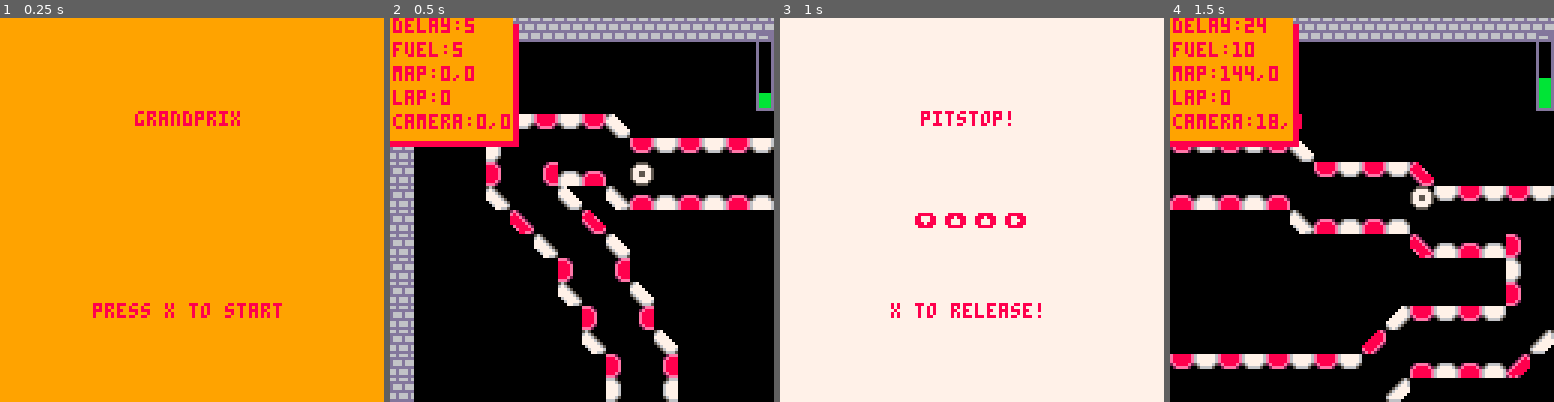
Above: before the commit, frames 1-4 (left to right).
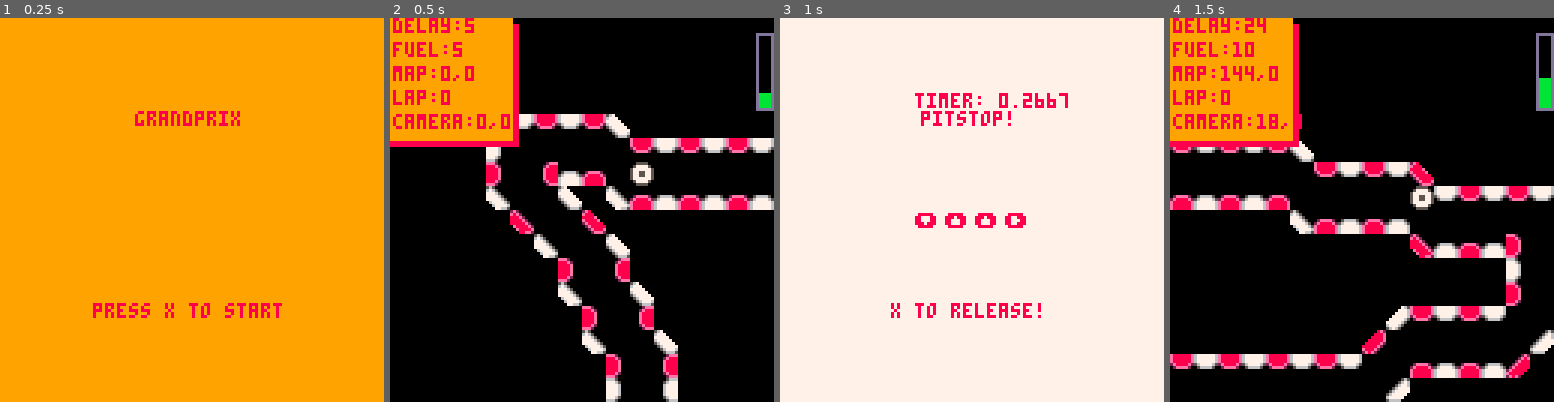
Above: after the commit, the same moments.

Repository: mmckendry/GrandPrixP8
Game: PICO-8 cartridge grandprix.p8
Same seed, same stepped clock (60 frames per second), same inputs: the game is played once before the commit and once after it.
Inputs:
- Up to frame 1 (0.25 s): no input
- Up to frame 2 (0.5 s): tap X (X key) at 0.33 s
- Up to frame 3 (1 s): tap O (Z key) at 0.7 s
- Up to frame 4 (1.5 s): tap X (X key) at 1.07 s

Frame 1 is identical in both runs. In frame 2, 8.3% of the frame differs, in the area x 0-100%, y 0-100%; in frame 3, 0.6%; in frame 4, 4.1%.

Commit message:
Add timer to track lenght of pitstop refactor function location

Diff:
--- a/grandprix.p8
+++ b/grandprix.p8
@@ -5,7 +5,8 @@
  delay=0
  fuel=5
  lap=0
- first = true
+ first=true
+ timer=0
 
  function _init()
   last_x = 0
@@ -13,10 +14,6 @@
   make_player()
   display = false
   is_generated = false
- end
-
- function drawtrack()
-   map(0,0,0,0,128,128)
  end
 
  function _update()
@@ -31,18 +28,6 @@
    finish_update()
   elseif(scene == 3) then
    pitstop_update()
-  end
- end
-
- function update_fuel()
- if(delay < 60) then
-  delay += 1
-  end
- if(delay >= 60) then
-   delay = 0
-   if (fuel != 0) then
-    fuel -= 1
-   end
   end
  end
 
@@ -94,8 +78,20 @@
     scene = 2
   end
  end
-
  return flag!=1
+end
+
+--update fuel
+function update_fuel()
+if(delay<60) then
+ delay+=1
+ end
+if(delay>=60) then
+  delay=0
+  if (fuel!=0) then
+   fuel-=1
+  end
+ end
 end
 
 --pathfinding for the player
@@ -209,6 +203,10 @@
 function vcenter(s)
  return (screenheight /2)-flr(5/2)
 end
+
+function drawtrack()
+  map(0,0,0,0,128,128)
+end
 -->8
 --player functions
 function make_player()
@@ -263,6 +260,7 @@
  s={{v=0,c=8},{v=0,c=8},{v=0,c=8},{v=0,c=8}}
  k=0
  s_count=1
+ s_finished=false
 
 function pitstop_draw()
  camera()
@@ -275,70 +273,82 @@
 end
 
 function pitstop_update()
-  if (btnp(❎)) then
-   is_generated=false
-   reset_highlight()
-   s_count=1
-   scene=1
-  end
-  if(is_generated) then
-   if(btnp(⬆️))then
-    check_sequence("⬆️")
-   end
-   if(btnp(➡️))then
-    check_sequence("➡️")
-   end
-   if(btnp(⬇️))then
-    check_sequence("⬇️")
-   end
-   if(btnp(⬅️))then
-    check_sequence("⬅️")
-   end
-  end
+ pit_timer()
+ if (btnp(❎)) then
+  is_generated=false
+  reset_values()
+ end
+ if(is_generated) then
+  if(btnp(⬆️))then
+   check_sequence("⬆️")
+  end
+  if(btnp(➡️))then
+   check_sequence("➡️")
+  end
+  if(btnp(⬇️))then
+   check_sequence("⬇️")
+  end
+  if(btnp(⬅️))then
+   check_sequence("⬅️")
+  end
+ end
 end
 
 function generate_sequence()
  if(is_generated==false) then
   for i=1,4 do
    k=flr(rnd(4))
-    if k==0 then
-     k="⬆️"
-    elseif k==1 then
-     k="➡️"
-    elseif k==2 then
-     k="⬇️"
-    elseif k==3 then
-     k="⬅️"
-    end
-  s[i]["v"]=k
-  end
- end
+   if k==0 then
+    k="⬆️"
+   elseif k==1 then
+    k="➡️"
+   elseif k==2 then
+    k="⬇️"
+   elseif k==3 then
+    k="⬅️"
+  end
+ s[i]["v"]=k
+ end
+end
 
  print(s[1]["v"],45,65,s[1]["c"])
  print(s[2]["v"],55,65,s[2]["c"])
  print(s[3]["v"],65,65,s[3]["c"])
  print(s[4]["v"],75,65,s[4]["c"])
+ print("timer: "..timer/30,45,25,s[4]["c"])
  is_generated=true
 end
 
 function check_sequence(button)
-  if(s_count == 5) then
-   s_count = 1
-  end
-  if(s[s_count]["v"] == button) then
-   s[s_count]["c"]=9
-   s_count+=1
-  end
-end
-
-function reset_highlight()
+ if(s_count == 5) then
+  s_count = 1
+ end
+ if(s[s_count]["v"] == button) then
+  s[s_count]["c"]=9
+  s_count+=1
+  if(s_count==5) then
+   s_finished=true
+  end
+ end
+end
+
+function reset_values()
  for i=1,4 do
-   s[i]["c"]=8
+  s[i]["c"]=8
+ end
+ s_count=1
+ scene=1
+ s_finished=false
+ timer=0
+end
+
+function pit_timer()
+ if(s_finished==false) then
+  timer+=1
  end
 end
 -->8
 --finish state
-
 function finish_draw()
  camera()
  local titletxt = "finish!"
@@ -453,36 +463,36 @@
 0000020101010200010001000000000002000001010101010100000000000000010101010101010101000000000000000101010101010101000000000000000000000000000000000000000000000000000000000000000000000000000000000000000000000000000000000000000000000000000000000000000000000000
 0000000000000000000000000000000000000000000000000000000000000000000000000000000000000000000000000000000000000000000000000000000000000000000000000000000000000000000000000000000000000000000000000000000000000000000000000000000000000000000000000000000000000000
 __map__
-0a0a0a0a0a0a0a0a0a0a0a0a0a0a0a0a0a0a0a0a0a0a0a0a0a0a0a0a0a0a0a0a0a0a0a0a0000000000000000000000000000000000000000000000000000000000000000000000000000000000000000000000000000000000000000000000000000000000000000000000000000000000000000000000000000000000000000
-0a00000000000000000000000000000000000000000000000000000000000000000000000000000000000000000000000000000000000000000000000000000000000000000000000000000000000000000000000000000000000000000000000000000000000000000000000000000000000000000000000000000000000000
-0a00000000000000000000000000000000000000000000000000000000000000000000000000000000000000000000000000000000000000000000000000000000000000000000000000000000000000000000000000000000000000000000000000000000000000000000000000000000000000000000000000000000000000
-0a00000000000000000000000000000000000000000000000000000000000000000000000000000000000000000000000000000000000000000000000000000000000000000000000000000000000000000000000000000000000000000000000000000000000000000000000000000000000000000000000000000000000000
-0a00000024030403043600000000000000000000000000000000000000000000000000000000000000000000000000000000000000000000000000000000000000000000000000000000000000000000000000000000000000000000000000000000000000000000000000000000000000000000000000000000000000000000
-0a00000030000000000004030403040304030403040304360000000000000000000000000000000000000000000000000000000000000000000000000000000000000000000000000000000000000000000000000000000000000000000000000000000000000000000000000000000000000000000000000000000000000000
-0a00000020002113140000000000000000000000000000000403040326000000000000000000000000000000000000000000000000000000000000000000000000000000000000000000000000000000000000000000000000000000000000000000000000000000000000000000000000000000000000000000000000000000
-0a00000037000036003714131413141314131413141314000000000000030403040326000000000000000000000000000000000000000000000000000000000000000000000000000000000000000000000000000000000000000000000000000000000000000000000000000000000000000000000000000000000000000000
-0a00000000270000260000000000000000000000000000371413141300000000000031000000000000000000000000000000000000000000000000000000000000000000000000000000000000000000000000000000000000000000000000000000000000000000000000000000000000000000000000000000000000000000
-0a00000000003700003600000000000000000000000000000000000027131413200021000000000000000000000000000000000000000000000000000000000000000000000000000000000000000000000000000000000000000000000000000000000000000000000000000000000000000000000000000000000000000000
-0a00000000000020002100000000000000000000000000000000000000000000300031000000000000000000000000000000000000000000000000000000000000000000000000000000000000000000000000000000000000000000000000000000000000000000000000000000000000000000000000000000000000000000
-0a00000000000037000036000000000000000000000000000000000000000000200021000000000000000000000000000000000000000000000000000000000000000000000000000000000000000000000000000000000000000000000000000000000000000000000000000000000000000000000000000000000000000000
-0a00000000000000200021000000000000000000000000000000003404030403000025000000000000000000000000000000000000000000000000000000000000000000000000000000000000000000000000000000000000000000000000000000000000000000000000000000000000000000000000000000000000000000
-0a00000000000000370000360000000000000000000000000000240000000000003500000000000000000000000000000000000000000000000000000000000000000000000000000000000000000000000000000000000000000000000000000000000000000000000000000000000000000000000000000000000000000000
-0a00000000000000002000210000000000340403040304030403000014131413250000000000000000000000000000000000000000000000000000000000000000000000000000000000000000000000000000000000000000000000000000000000000000000000000000000000000000000000000000000000000000000000
-0a00000000000000003000310000000024000000000000000000003500000000000000000000000000000000000000000000000000000000000000000000000000000000000000000000000000000000000000000000000000000000000000000000000000000000000000000000000000000000000000000000000000000000
-0a00000000000000002700002600003400001413141314131413250000000000000000000000000000000000000000000000000000000000000000000000000000000000000000000000000000000000000000000000000000000000000000000000000000000000000000000000000000000000000000000000000000000000
-0a00000000000000000030003100002000310000000000000000000000000000000000000000000000000000000000000000000000000000000000000000000000000000000000000000000000000000000000000000000000000000000000000000000000000000000000000000000000000000000000000000000000000000
-0a00000000000000000020002100003000310000000000000000000000000000000000000000000000000000000000000000000000000000000000000000000000000000000000000000000000000000000000000000000000000000000000000000000000000000000000000000000000000000000000000000000000000000
-0a00000000000000000030003100002000210000000000000000000000000000000000000000000000000000000000000000000000000000000000000000000000000000000000000000000000000000000000000000000000000000000000000000000000000000000000000000000000000000000000000000000000000000
-0a00000000000000000020002100003000310000000000000000000000000000000000000000000000000000000000000000000000000000000000000000000000000000000000000000000000000000000000000000000000000000000000000000000000000000000000000000000000000000000000000000000000000000
-0a00000000000000000030003100002000210000000000000000000000000000000000000000000000000000000000000000000000000000000000000000000000000000000000000000000000000000000000000000000000000000000000000000000000000000000000000000000000000000000000000000000000000000
-0a00000000000000000020002100003700003600000000000000000000000000000000000000000000000000000000000000000000000000000000000000000000000000000000000000000000000000000000000000000000000000000000000000000000000000000000000000000000000000000000000000000000000000
-0a00000000000000000030003100000027000026000000000000000000000000000000000000000000000000000000000000000000000000000000000000000000000000000000000000000000000000000000000000000000000000000000000000000000000000000000000000000000000000000000000000000000000000
-0a00000000000000000020002100000000300031000000000000000000000000000000000000000000000000000000000000000000000000000000000000000000000000000000000000000000000000000000000000000000000000000000000000000000000000000000000000000000000000000000000000000000000000
-0a00000000000000000030003100000000200021000000000000000000000024030403040304030403040304030436000000000000000000000000000000000000000000000000000000000000000000000000000000000000000000000000000000000000000000000000000000000000000000000000000000000000000000
-0a00000000000000000020002100000000300031000000000000000034040300000000000000000000000000000000040304032600000000000000000000000000000000000000000000000000000000000000000000000000000000000000000000000000000000000000000000000000000000000000000000000000000000
-0a00000000000000000030003100000000200021000000000000002400000000131413141314131413141314131400000000000036000000000000000000000000000000000000000000000000000000000000000000000000000000000000000000000000000000000000000000000000000000000000000000000000000000
-0a00000000000000000027000026000000300031000000000024030000141325000000000000000000000000000037141314130000260000000000000000000000000000000000000000000000000000000000000000000000000000000000000000000000000000000000000000000000000000000000000000000000000000
-0a0a000000000000000000300031000000270000030403040300000035000000000000000000000000000000000000000000002700003600000000000000000000000000000000000000000000000000000000000000000000000000000000000000000000000000000000000000000000000000000000000000000000000000
+0000000000000000000000000000000000000000000000000000000000000000000000000000000000000000000000000000000000000000000000000000000000000000000000000000000000000000000000000000000000000000000000000000000000000000000000000000000000000000000000000000000000000000
+0000000000000000000000000000000000000000000000000000000000000000000000000000000000000000000000000000000000000000000000000000000000000000000000000000000000000000000000000000000000000000000000000000000000000000000000000000000000000000000000000000000000000000
+0000000000000000000000000000000000000000000000000000000000000000000000000000000000000000000000000000000000000000000000000000000000000000000000000000000000000000000000000000000000000000000000000000000000000000000000000000000000000000000000000000000000000000
+0000000000000000000000000000000000000000000000000000000000000000000000000000000000000000000000000000000000000000000000000000000000000000000000000000000000000000000000000000000000000000000000000000000000000000000000000000000000000000000000000000000000000000
+0000000024030403043600000000000000000000000000000000000000000000000000000000000000000000000000000000000000000000000000000000000000000000000000000000000000000000000000000000000000000000000000000000000000000000000000000000000000000000000000000000000000000000
+0000000030000000000004030403040304030403040304360000000000000000000000000000000000000000000000000000000000000000000000000000000000000000000000000000000000000000000000000000000000000000000000000000000000000000000000000000000000000000000000000000000000000000
+0000000020002113140000000000000000000000000000000403040326000000000000000000000000000000000000000000000000000000000000000000000000000000000000000000000000000000000000000000000000000000000000000000000000000000000000000000000000000000000000000000000000000000
+0000000037000036003714131413141314131413141314000000000000030403040326000000000000000000000000000000000000000000000000000000000000000000000000000000000000000000000000000000000000000000000000000000000000000000000000000000000000000000000000000000000000000000
+0000000000270000260000000000000000000000000000371413141300000000000031000000000000000000000000000000000000000000000000000000000000000000000000000000000000000000000000000000000000000000000000000000000000000000000000000000000000000000000000000000000000000000
+0000000000003700003600000000000000000000000000000000000027131413200021000000000000000000000000000000000000000000000000000000000000000000000000000000000000000000000000000000000000000000000000000000000000000000000000000000000000000000000000000000000000000000
+0000000000000020002100000000000000000000000000000000000000000000300031000000000000000000000000000000000000000000000000000000000000000000000000000000000000000000000000000000000000000000000000000000000000000000000000000000000000000000000000000000000000000000
+0000000000000037000036000000000000000000000000000000000000000000200021000000000000000000000000000000000000000000000000000000000000000000000000000000000000000000000000000000000000000000000000000000000000000000000000000000000000000000000000000000000000000000
+0000000000000000200021000000000000000000000000000000003404030403000025000000000000000000000000000000000000000000000000000000000000000000000000000000000000000000000000000000000000000000000000000000000000000000000000000000000000000000000000000000000000000000
+0000000000000000370000360000000000000000000000000000240000000000003500000000000000000000000000000000000000000000000000000000000000000000000000000000000000000000000000000000000000000000000000000000000000000000000000000000000000000000000000000000000000000000
+0000000000000000002000210000000000340403040304030403000014131413250000000000000000000000000000000000000000000000000000000000000000000000000000000000000000000000000000000000000000000000000000000000000000000000000000000000000000000000000000000000000000000000
+0000000000000000003000310000000024000000000000000000003500000000000000000000000000000000000000000000000000000000000000000000000000000000000000000000000000000000000000000000000000000000000000000000000000000000000000000000000000000000000000000000000000000000
+0000000000000000002700002600003400001413141314131413250000000000000000000000000000000000000000000000000000000000000000000000000000000000000000000000000000000000000000000000000000000000000000000000000000000000000000000000000000000000000000000000000000000000
+0000000000000000000030003100002000310000000000000000000000000000000000000000000000000000000000000000000000000000000000000000000000000000000000000000000000000000000000000000000000000000000000000000000000000000000000000000000000000000000000000000000000000000
+0000000000000000000020002100003000310000000000000000000000000000000000000000000000000000000000000000000000000000000000000000000000000000000000000000000000000000000000000000000000000000000000000000000000000000000000000000000000000000000000000000000000000000
+0000000000000000000030003100002000210000000000000000000000000000000000000000000000000000000000000000000000000000000000000000000000000000000000000000000000000000000000000000000000000000000000000000000000000000000000000000000000000000000000000000000000000000
+0000000000000000000020002100003000310000000000000000000000000000000000000000000000000000000000000000000000000000000000000000000000000000000000000000000000000000000000000000000000000000000000000000000000000000000000000000000000000000000000000000000000000000
+0000000000000000000030003100002000210000000000000000000000000000000000000000000000000000000000000000000000000000000000000000000000000000000000000000000000000000000000000000000000000000000000000000000000000000000000000000000000000000000000000000000000000000
+0000000000000000000020002100003700003600000000000000000000000000000000000000000000000000000000000000000000000000000000000000000000000000000000000000000000000000000000000000000000000000000000000000000000000000000000000000000000000000000000000000000000000000
+0000000000000000000030003100000027000026000000000000000000000000000000000000000000000000000000000000000000000000000000000000000000000000000000000000000000000000000000000000000000000000000000000000000000000000000000000000000000000000000000000000000000000000
+0000000000000000000020002100000000300031000000000000000000000000000000000000000000000000000000000000000000000000000000000000000000000000000000000000000000000000000000000000000000000000000000000000000000000000000000000000000000000000000000000000000000000000
+0000000000000000000030003100000000200021000000000000000000000024030403040304030403040304030436000000000000000000000000000000000000000000000000000000000000000000000000000000000000000000000000000000000000000000000000000000000000000000000000000000000000000000
+0000000000000000000020002100000000300031000000000000000034040300000000000000000000000000000000040304032600000000000000000000000000000000000000000000000000000000000000000000000000000000000000000000000000000000000000000000000000000000000000000000000000000000
+0000000000000000000030003100000000200021000000000000002400000000131413141314131413141314131400000000000036000000000000000000000000000000000000000000000000000000000000000000000000000000000000000000000000000000000000000000000000000000000000000000000000000000
+0000000000000000000027000026000000300031000000000024030000141325000000000000000000000000000037141314130000260000000000000000000000000000000000000000000000000000000000000000000000000000000000000000000000000000000000000000000000000000000000000000000000000000
+0000000000000000000000300031000000270000030403040300000035000000000000000000000000000000000000000000002700003600000000000000000000000000000000000000000000000000000000000000000000000000000000000000000000000000000000000000000000000000000000000000000000000000
 0000000000000000000000200021000000003700000000000000132500000000000000000000000000000000000000000000000030002100000000000000000000000000000000000000000000000000000000000000000000000000000000000000000000000000000000000000000000000000000000000000000000000000
 0000000000000000000000300031000000000027131413141325000000000000000000000000000000000000000000000000000020003100000000000000000000000000000000000000000000000000000000000000000000000000000000000000000000000000000000000000000000000000000000000000000000000000
 
